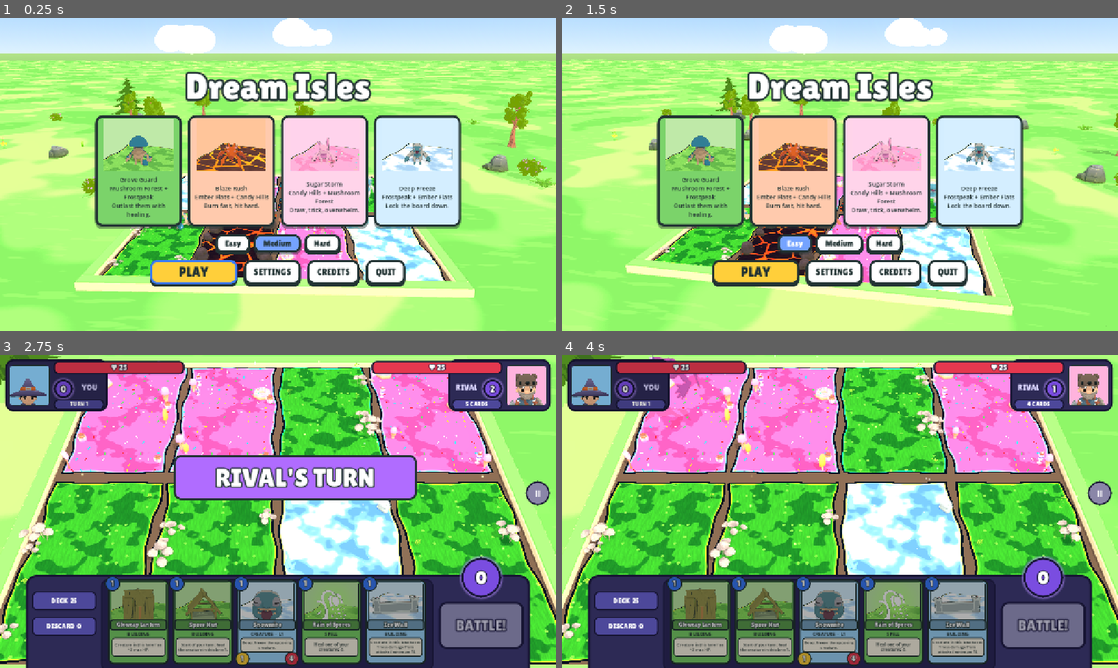
Above: before the commit, frames 1-4 (two rows, left to right).
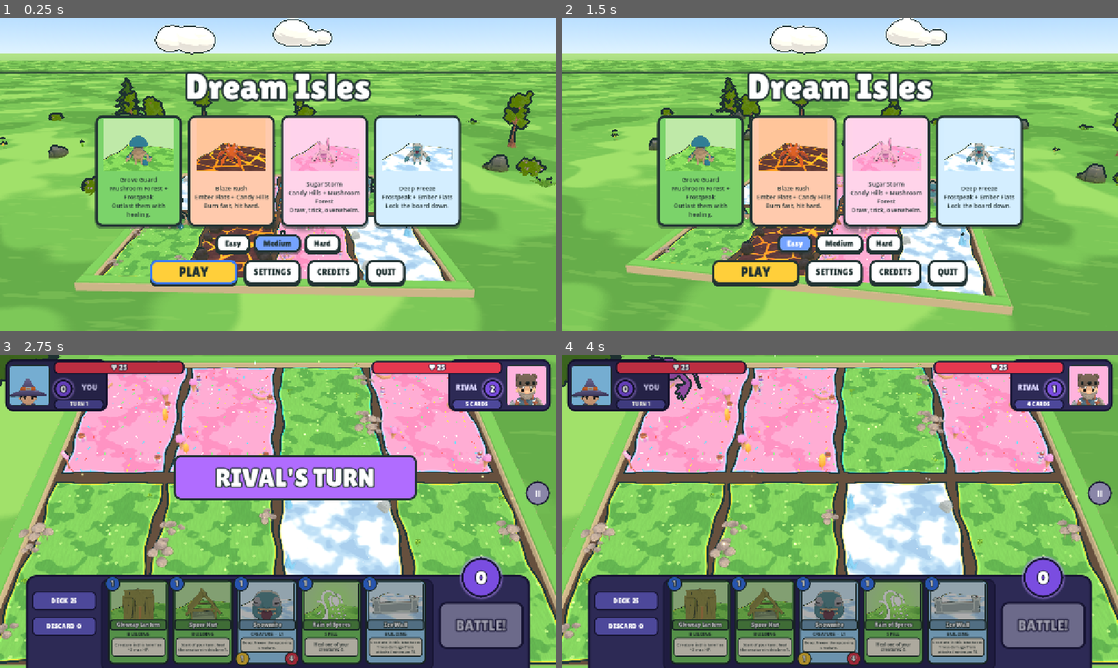
Above: after the commit, the same moments.

Repository: muriarty1893/cardwards
Game: Godot game, scene res://menus/main_menu.tscn
Same seed, same stepped clock (60 frames per second), same inputs: the game is played once before the commit and once after it.
Inputs (mouse positions are in pixels of both pictures, inside the frame that each line leads up to):
- Up to frame 1 (0.25 s): no input
- Up to frame 2 (1.5 s): click "Easy" at 0.5 s; click "Easy" at 1.25 s
- Up to frame 3 (2.75 s): click "PLAY" at 2 s
- Up to frame 4 (4 s): drag from (701, 621) to (895, 442) at 2.77 s; drag from (762, 621) to (812, 574) at 3.52 s

The runs differ from the first frame. In frame 1, 56% of the frame differs, in the area x 0-100%, y 0-100%; in frame 2, 56%; in frame 3, 55%; in frame 4, 61%.

Commit message:
feat: web export that matches the desktop look
Adds a Web export preset (served at dream-isles.vercel.app). Browsers run
Godot's Compatibility renderer, which differed from the desktop Mobile
renderer in several measured ways; each is handled so the web build matches:

- Shadowed lights are added in sRGB space (ambient + shadowed sun came out
  ~2x too bright), so the sun casts no shadows there and creatures and
  buildings get BlobShadow discs that lean away from the sun instead.
- ALBEDO/EMISSION and colour inputs are sRGB there but linear on desktop;
  color_space.gdshaderinc (src_lin/out_col) keeps lane, toon, ground and
  ice colours identical (pixel-matched against Mobile).
- WebGL fits ~256 instances with instance uniforms; only creatures now use
  the hit flash/dissolve variant (toon_fx), scenery uses plain toon.
- Outline depth uses OpenGL depth conventions on Compatibility.
- Glow is off on Compatibility (it hazed bright lanes over the pieces).
- The Quit button is hidden on the web.

Desktop rendering is unchanged. Tests: 2030 passed, 0 failed.

Co-Authored-By: Claude Opus 5.5 <noreply@anthropic.com>
Claude-Session: https://claude.ai/code/session_01KWhDzHoaJZoxty1TDdYE3R

Diff:
--- a/menus/main_menu.gd
+++ b/menus/main_menu.gd
@@ -118,9 +118,11 @@
 	var credits := MenuButtons.big("CREDITS", Color.WHITE, 20)
 	credits.pressed.connect(func() -> void: _open_panel(CreditsPanel.make()))
 	row.add_child(credits)
-	var quit := MenuButtons.big("QUIT", Color.WHITE, 20)
-	quit.pressed.connect(func() -> void: get_tree().quit())
-	row.add_child(quit)
+	# A browser tab cannot be closed from inside the page.
+	if not OS.has_feature("web"):
+		var quit := MenuButtons.big("QUIT", Color.WHITE, 20)
+		quit.pressed.connect(func() -> void: get_tree().quit())
+		row.add_child(quit)
 	_select_deck(Session.player_deck)
 	_select_difficulty(Session.difficulty)
 	play.grab_focus()
--- a/tests/test_board_fit.gd
+++ b/tests/test_board_fit.gd
@@ -34,6 +34,34 @@
 		var rx: float = cam.unproject_position(Vector3(Board.LANE_X[3] + Island.WIDTH / 2.0, 0, Board.SIDE_Z[0])).x
 		assert_true(rx - lx >= 0.72 * w, "board fills width at %s (%f)" % [size, rx - lx])
 		(r[0] as Node).free()
+	return true
+
+## WebGL fits only ~256 instances with instance uniforms, so scenery must use the plain toon shader.
+func test_board_uses_no_instance_fx() -> bool:
+	var r: Array = await _rig(Vector2i(1280, 720))
+	var fx: int = 0
+	for n: Node in (r[2] as Node).find_children("*", "GeometryInstance3D", true, false):
+		var mats: Array[Material] = [(n as GeometryInstance3D).material_override]
+		var mi := n as MeshInstance3D
+		if mi and mi.mesh:
+			for i: int in mi.mesh.get_surface_count():
+				mats.append(mi.get_active_material(i))
+		for m: Material in mats:
+			var sm := m as ShaderMaterial
+			if sm and sm.shader and sm.shader.resource_path in [Toon.FX_PATH, Toon.FX_CUTOUT_PATH]:
+				fx += 1
+				break
+	assert_true(fx == 0, "board meshes with per-instance fx: %d" % fx)
+	(r[0] as Node).free()
+	return true
+
+## The sun casts real shadows unless pieces use blob shadows instead (Compatibility / web).
+func test_sun_shadows_or_blobs() -> bool:
+	var r: Array = await _rig(Vector2i(1280, 720))
+	var suns: Array[Node] = (r[2] as Node).find_children("*", "DirectionalLight3D", true, false)
+	assert_eq(suns.size(), 1, "one sun")
+	assert_eq((suns[0] as DirectionalLight3D).shadow_enabled, BlobShadow.sun_shadows(), "sun shadows only where supported")
+	(r[0] as Node).free()
 	return true
 
 func test_scenery_outside_board() -> bool:
--- a/tests/test_look.gd
+++ b/tests/test_look.gd
@@ -24,6 +24,49 @@
 	return true
 
 
+func test_toon_fx_variant() -> bool:
+	var inst := (load("res://assets/monsters/blob/Mushnub.gltf") as PackedScene).instantiate()
+	Toon.apply(inst, Toon.NO_TINT, 0.0, true)
+	for m: Material in _surfaces(inst):
+		var sm := m as ShaderMaterial
+		assert_true(sm != null and sm.shader.resource_path in [Toon.FX_PATH, Toon.FX_CUTOUT_PATH], "fx toon shader")
+	inst.free()
+	assert_true(Toon.plain(Color.RED) != Toon.plain(Color.RED, 0.0, true), "fx and plain materials are separate")
+	assert_true(Toon.plain(Color.RED, 0.0, true).shader.resource_path == Toon.FX_PATH, "plain fx material")
+	return true
+
+
+func test_blob_shadow() -> bool:
+	var b: BlobShadow = BlobShadow.build(0.6)
+	assert_eq(String(b.name), "BlobShadow", "named")
+	assert_eq(b.cast_shadow, GeometryInstance3D.SHADOW_CASTING_SETTING_OFF, "casts no shadow itself")
+	assert_true(b.mesh is PlaneMesh and is_equal_approx((b.mesh as PlaneMesh).size.x, 1.2), "flat disc of the radius")
+	var m := b.material_override as StandardMaterial3D
+	assert_true(m != null and m.transparency == BaseMaterial3D.TRANSPARENCY_ALPHA, "see-through")
+	assert_true(m != null and m.shading_mode == BaseMaterial3D.SHADING_MODE_UNSHADED, "unshaded")
+	var b2: BlobShadow = BlobShadow.build(0.3)
+	assert_true(b2.material_override == m, "material shared")
+	b.free()
+	b2.free()
+	return true
+
+
+func test_blob_leans_away_from_sun() -> bool:
+	var parent := Node3D.new()
+	(Engine.get_main_loop() as SceneTree).root.add_child(parent)
+	var b: BlobShadow = BlobShadow.build(0.5, 1.0, 0.1)
+	parent.add_child(b)
+	for yaw: float in [0.0, PI, PI * 0.62]:
+		parent.rotation.y = yaw
+		b._process(0.0)
+		var shift: Vector3 = b.global_position - parent.global_position
+		# The sun shines from +x +z (Board.SUN_FROM), so the blob shifts towards -x -z.
+		assert_true(shift.x < 0.0 and shift.z < 0.0, "leans away from sun at yaw %f (%s)" % [yaw, shift])
+		assert_true(is_equal_approx(shift.y, 0.1), "stays at ground height")
+	parent.free()
+	return true
+
+
 func test_material_cache() -> bool:
 	assert_true(Toon.plain(Color.RED) == Toon.plain(Color.RED), "same args, same material")
 	assert_true(Toon.plain(Color.RED) != Toon.plain(Color.BLUE), "different args, different material")
--- a/tests/test_pieces.gd
+++ b/tests/test_pieces.gd
@@ -15,8 +15,26 @@
 		assert_true(full_height or width_capped, "%s height %f width %f" % [c.id, h, w])
 		for mi: Node in v.body.find_children("*", "MeshInstance3D", true, false):
 			var m := (mi as MeshInstance3D).get_active_material(0) as ShaderMaterial
-			assert_true(m != null and m.shader.resource_path == Toon.SHADER_PATH, "%s toon" % c.id)
+			assert_true(m != null and m.shader.resource_path in [Toon.FX_PATH, Toon.FX_CUTOUT_PATH], "%s fx toon" % c.id)
 		v.free()
+	return true
+
+func test_blob_shadows_where_sun_casts_none() -> bool:
+	for forced: bool in [false, true]:
+		BlobShadow.force_blobs = forced
+		var want: bool = not BlobShadow.sun_shadows()
+		if forced:
+			assert_true(want, "forcing blobs turns sun shadows off")
+		var cv := CreatureView.create(CardDB.card(&"cinderpup"))
+		assert_eq(cv.find_child("BlobShadow", false, false) != null, want, "creature blob (forced %s)" % forced)
+		cv.free()
+		for c: CardData in CardDB.all_cards():
+			if c.kind == CardData.Kind.BUILDING:
+				var bv := BuildingView.create(c)
+				assert_eq(bv.find_child("BlobShadow", false, false) != null, want, "building blob (forced %s)" % forced)
+				bv.free()
+				break
+	BlobShadow.force_blobs = false
 	return true
 
 func test_missing_model_fallback() -> bool:
--- a/view/board/board.gd
+++ b/view/board/board.gd
@@ -8,6 +8,8 @@
 ## Where creatures stand: near the centre line, facing off.
 const SIDE_Z: Array[float] = [1.45, -1.45]
 const CREATURE_Y := 0.58
+## Where the sun shines from, towards the board centre.
+const SUN_FROM := Vector3(5, 12, 7)
 ## Scenery never goes inside this x/z rectangle (the lane block plus a margin).
 const INNER_CLEAR := Rect2(-6.4, -6.0, 12.8, 12.0)
 const NATURE := "res://assets/nature/%s.gltf"
@@ -47,10 +49,12 @@
 
 
 ## Low: no SSAO, no glow, 1024 shadow atlas, no MSAA, half the ambient particles.
+## No glow on the Compatibility renderer (web) either: its glow works on 8-bit sRGB colour and
+## blooms every bright lane over the pieces, so they look hazy and see-through.
 func apply_quality(q: int) -> void:
 	var low: bool = q == GameSettings.Quality.LOW
 	env.ssao_enabled = not low
-	env.glow_enabled = not low
+	env.glow_enabled = not low and RenderingServer.get_current_rendering_method() != "gl_compatibility"
 	RenderingServer.directional_shadow_atlas_set_size(1024 if low else 4096, true)
 	RenderingServer.directional_soft_shadow_filter_set_quality(RenderingServer.SHADOW_QUALITY_HARD if low else RenderingServer.SHADOW_QUALITY_SOFT_VERY_LOW)
 	if is_inside_tree():
@@ -130,11 +134,12 @@
 	var sun := DirectionalLight3D.new()
 	sun.light_color = Color("#fff4e0")
 	sun.light_energy = 0.9
-	sun.shadow_enabled = true
+	# Off on the Compatibility renderer (web), where shadowed lights over-brighten; see BlobShadow.
+	sun.shadow_enabled = BlobShadow.sun_shadows()
 	sun.directional_shadow_max_distance = 30.0
 	sun.directional_shadow_mode = DirectionalLight3D.SHADOW_PARALLEL_2_SPLITS
 	add_child(sun)
-	sun.look_at_from_position(Vector3(5, 12, 7), Vector3.ZERO)
+	sun.look_at_from_position(SUN_FROM, Vector3.ZERO)
 
 
 func _build_ground() -> void:
--- a/view/board/lane.gdshader
+++ b/view/board/lane.gdshader
@@ -5,6 +5,7 @@
 // and animated highlight outlines (1 = valid drop, 2 = target). Lit with the cartoon bands.
 
 #include "res://view/look/toon_light.gdshaderinc"
+#include "res://view/look/color_space.gdshaderinc"
 
 uniform int land = 0;
 uniform vec2 size = vec2(2.44, 4.5);
@@ -100,7 +101,7 @@
 	}
 	// Bevel, side rim, ink edge (from inside out).
 	col = mix(col, col * 1.18, 1.0 - smoothstep(0.075, 0.1, m));
-	col = mix(col, edge_color, (1.0 - smoothstep(0.05, 0.07, m)) * 0.6);
+	col = mix(col, src_lin(edge_color), (1.0 - smoothstep(0.05, 0.07, m)) * 0.6);
 	if (highlight > 0.5) {
 		bool target = highlight > 1.5;
 		vec3 hc = target ? vec3(1.0, 0.353, 0.353) : vec3(1.0, 0.882, 0.290);
@@ -110,7 +111,7 @@
 		emi += pow(hc, vec3(2.2)) * band * anim * 0.9;
 	}
 	col = mix(col, INK, 1.0 - smoothstep(0.035, 0.045, m));
-	ALBEDO = pow(col, vec3(2.2));
-	EMISSION = emi;   // already linear
+	ALBEDO = out_col(pow(col, vec3(2.2)));
+	EMISSION = out_col(emi);   // emi is linear
 	ROUGHNESS = 1.0;
 }
--- a/view/fx/ice_shell.gdshader
+++ b/view/fx/ice_shell.gdshader
@@ -4,6 +4,8 @@
 
 uniform sampler2D cell_tex : repeat_enable, filter_linear;
 uniform vec4 tint : source_color = vec4(0.75, 0.9, 1.0, 1.0);
+
+#include "res://view/look/color_space.gdshaderinc"
 
 varying vec3 local_pos;
 
@@ -14,6 +16,6 @@
 void fragment() {
 	float fres = pow(1.0 - clamp(dot(NORMAL, VIEW), 0.0, 1.0), 2.0);
 	float crack = 1.0 - smoothstep(0.03, 0.09, texture(cell_tex, local_pos.xy * 0.6 + local_pos.z * 0.3).r);
-	ALBEDO = mix(tint.rgb, vec3(1.0), clamp(crack * 0.8 + fres * 0.5, 0.0, 1.0));
+	ALBEDO = out_col(mix(src_lin(tint.rgb), vec3(1.0), clamp(crack * 0.8 + fres * 0.5, 0.0, 1.0)));
 	ALPHA = clamp(0.28 + fres * 0.5 + crack * 0.5, 0.0, 0.9);
 }
--- /dev/null
+++ b/view/look/blob_shadow.gd
@@ -0,0 +1,73 @@
+class_name BlobShadow
+extends MeshInstance3D
+## Soft dark disc under a piece, standing in for the sun's cast shadow where the sun casts none.
+## The Compatibility renderer (web) draws a shadowed light in an extra pass and adds it in sRGB
+## space, so ambient + shadowed sun came out about twice as bright as on desktop (measured:
+## 0.79 grey instead of 0.56). There the sun casts no shadows and pieces get these blobs instead.
+## The blob leans away from the sun in world space, whichever way its parent turns.
+
+const INK_ALPHA := 0.42
+
+## Tests set this to exercise the blob path on any renderer.
+static var force_blobs: bool = false
+static var _mat: StandardMaterial3D
+
+## Height above the parent's origin, in the parent's space.
+var ground_y: float = 0.0
+## World-space shift from the parent's origin, away from the sun.
+var lean := Vector3.ZERO
+
+
+## True where the sun casts real shadows (Forward+ and Mobile).
+static func sun_shadows() -> bool:
+	return not force_blobs and RenderingServer.get_current_rendering_method() != "gl_compatibility"
+
+
+## A blob of `radius` for a piece `height` tall, lying at `ground_y` in its parent's space.
+static func build(radius: float, height: float = 1.0, at_y: float = 0.0) -> BlobShadow:
+	var plane := PlaneMesh.new()
+	plane.size = Vector2(radius, radius) * 2.0
+	var b := BlobShadow.new()
+	b.name = "BlobShadow"
+	b.mesh = plane
+	b.material_override = _material()
+	b.cast_shadow = GeometryInstance3D.SHADOW_CASTING_SETTING_OFF
+	b.gi_mode = GeometryInstance3D.GI_MODE_DISABLED
+	b.ground_y = at_y
+	b.position.y = at_y
+	# Shadow of the piece's middle: the ground shift of a point at 0.35 of its height.
+	var s: Vector3 = Board.SUN_FROM
+	b.lean = Vector3(-s.x / s.y, 0.0, -s.z / s.y) * height * 0.35
+	return b
+
+
+func _process(_delta: float) -> void:
+	var p := get_parent() as Node3D
+	if p == null:
+		return
+	var local: Vector3 = p.global_basis.inverse() * lean
+	position = Vector3(local.x, ground_y, local.z)
+
+
+static func _material() -> StandardMaterial3D:
+	if _mat:
+		return _mat
+	var g := Gradient.new()
+	g.set_color(0, Color(Palette.INK, INK_ALPHA))
+	g.set_color(1, Color(Palette.INK, 0.0))
+	g.add_point(0.5, Color(Palette.INK, INK_ALPHA * 0.85))
+	var tex := GradientTexture2D.new()
+	tex.gradient = g
+	tex.fill = GradientTexture2D.FILL_RADIAL
+	tex.fill_from = Vector2(0.5, 0.5)
+	tex.fill_to = Vector2(1.0, 0.5)
+	tex.width = 64
+	tex.height = 64
+	_mat = StandardMaterial3D.new()
+	_mat.shading_mode = BaseMaterial3D.SHADING_MODE_UNSHADED
+	_mat.transparency = BaseMaterial3D.TRANSPARENCY_ALPHA
+	_mat.albedo_texture = tex
+	_mat.disable_receive_shadows = true
+	# Under particles and damage numbers, like the ink outline.
+	_mat.render_priority = -100
+	return _mat
--- a/view/look/ground.gdshader
+++ b/view/look/ground.gdshader
@@ -4,6 +4,7 @@
 // Noise comes from a shared seamless texture (NoiseBank) rather than per-pixel maths.
 
 #include "res://view/look/toon_light.gdshaderinc"
+#include "res://view/look/color_space.gdshaderinc"
 
 uniform vec4 base_col : source_color = vec4(0.435, 0.722, 0.310, 1.0);
 uniform vec4 dark_col : source_color = vec4(0.353, 0.620, 0.251, 1.0);
@@ -30,10 +31,11 @@
 	vec2 p = world_pos.xz;
 	float n = fbm(p * noise_scale);
 	float streak = value_noise(vec2(p.x * 0.35, p.y * 1.6));
-	vec3 c = base_col.rgb;
-	c = mix(c, dark_col.rgb, smoothstep(0.56, 0.62, n));
-	c = mix(c, light_col.rgb, smoothstep(0.36, 0.30, n));
-	c = mix(c, light_col.rgb, smoothstep(0.72, 0.78, streak) * 0.2);
-	ALBEDO = c;
+	vec3 light = src_lin(light_col.rgb);
+	vec3 c = src_lin(base_col.rgb);
+	c = mix(c, src_lin(dark_col.rgb), smoothstep(0.56, 0.62, n));
+	c = mix(c, light, smoothstep(0.36, 0.30, n));
+	c = mix(c, light, smoothstep(0.72, 0.78, streak) * 0.2);
+	ALBEDO = out_col(c);
 	ROUGHNESS = 1.0;
 }
--- a/view/look/outline_depth.gdshader
+++ b/view/look/outline_depth.gdshader
@@ -1,19 +1,28 @@
 shader_type spatial;
 render_mode unshaded, blend_mix, depth_draw_never, depth_test_disabled, cull_disabled, fog_disabled, shadows_disabled;
 // Depth-only ink outline, for renderers without the normal-roughness buffer (Mobile).
-// The quad is placed on the near plane in clip space (Godot 4.3+ reverse-Z).
+// The quad is placed on the near plane in clip space (Godot 4.3+ reverse-Z); the Compatibility
+// renderer (web) has OpenGL depth instead: 0..1 maps to NDC -1..1 and the near plane is z = -1.
 
 uniform sampler2D depth_texture : hint_depth_texture, filter_nearest;
 uniform vec4 ink : source_color = vec4(0.133, 0.2, 0.2, 1.0);
 uniform float depth_threshold = 0.06;
 
 void vertex() {
+#if CURRENT_RENDERER == RENDERER_COMPATIBILITY
+	POSITION = vec4(VERTEX.xy, -1.0, 1.0);
+#else
 	POSITION = vec4(VERTEX.xy, 1.0, 1.0);
+#endif
 }
 
 float linear_depth(vec2 uv, mat4 inv_proj) {
 	float d = texture(depth_texture, uv).r;
+#if CURRENT_RENDERER == RENDERER_COMPATIBILITY
+	vec4 view = inv_proj * vec4(vec3(uv, d) * 2.0 - 1.0, 1.0);
+#else
 	vec4 view = inv_proj * vec4(uv * 2.0 - 1.0, d, 1.0);
+#endif
 	return -view.z / view.w;
 }
 
--- a/view/look/toon.gd
+++ b/view/look/toon.gd
@@ -2,26 +2,34 @@
 extends RefCounted
 ## The cartoon material used on every model. Materials are cached and shared by their
 ## arguments; per-piece hit flash and dissolve are instance uniforms, so sharing is safe.
+## Only `fx` materials (creatures) carry those instance uniforms: WebGL fits roughly 256
+## such instances, far fewer than the scenery uses.
 
 const SHADER_PATH := "res://view/look/toon.gdshader"
 const CUTOUT_PATH := "res://view/look/toon_cutout.gdshader"
+const FX_PATH := "res://view/look/toon_fx.gdshader"
+const FX_CUTOUT_PATH := "res://view/look/toon_fx_cutout.gdshader"
 const NO_TINT := Color(1, 1, 1, 0)
 
-static var _shader: Shader
-static var _cutout_shader: Shader
+## Shader path -> loaded Shader.
+static var _shaders: Dictionary = {}
 static var _cache: Dictionary = {}
 
 
-## `cutout` > 0 selects the alpha-tested variant with that threshold.
-static func material(tex: Texture2D, color: Color, tint: Color = NO_TINT, sway: float = 0.0, vertex_color: bool = false, cutout: float = 0.0) -> ShaderMaterial:
-	var key: String = "%d|%s|%s|%.3f|%s|%.2f" % [tex.get_instance_id() if tex else 0, color.to_html(), tint.to_html(), sway, vertex_color, cutout]
+## `cutout` > 0 selects the alpha-tested variant with that threshold; `fx` adds hit flash and dissolve.
+static func material(tex: Texture2D, color: Color, tint: Color = NO_TINT, sway: float = 0.0, vertex_color: bool = false, cutout: float = 0.0, fx: bool = false) -> ShaderMaterial:
+	var key: String = "%d|%s|%s|%.3f|%s|%.2f|%s" % [tex.get_instance_id() if tex else 0, color.to_html(), tint.to_html(), sway, vertex_color, cutout, fx]
 	if _cache.has(key):
 		return _cache[key]
-	if _shader == null:
-		_shader = load(SHADER_PATH) as Shader
-		_cutout_shader = load(CUTOUT_PATH) as Shader
+	var path: String
+	if fx:
+		path = FX_CUTOUT_PATH if cutout > 0.0 else FX_PATH
+	else:
+		path = CUTOUT_PATH if cutout > 0.0 else SHADER_PATH
+	if not _shaders.has(path):
+		_shaders[path] = load(path) as Shader
 	var m := ShaderMaterial.new()
-	m.shader = _cutout_shader if cutout > 0.0 else _shader
+	m.shader = _shaders[path]
 	if cutout > 0.0:
 		m.set_shader_parameter("alpha_cut", cutout)
 	if tex:
@@ -34,12 +42,13 @@
 	return m
 
 
-static func plain(color: Color, sway: float = 0.0) -> ShaderMaterial:
-	return material(null, color, NO_TINT, sway)
+static func plain(color: Color, sway: float = 0.0, fx: bool = false) -> ShaderMaterial:
+	return material(null, color, NO_TINT, sway, false, 0.0, fx)
 
 
 ## Swap every surface material under `root` for the toon material, keeping albedo texture and colour.
-static func apply(root: Node, tint: Color = NO_TINT, sway: float = 0.0) -> void:
+## Pass `fx` for pieces that use set_flash / set_dissolve.
+static func apply(root: Node, tint: Color = NO_TINT, sway: float = 0.0, fx: bool = false) -> void:
 	for mi: MeshInstance3D in _meshes(root):
 		if mi.mesh == null:
 			continue
@@ -60,13 +69,13 @@
 					cut = base.alpha_scissor_threshold
 				elif base.transparency != BaseMaterial3D.TRANSPARENCY_DISABLED and tex:
 					cut = 0.5
-			mi.set_surface_override_material(i, material(tex, col, tint, sway, vcol, cut))
+			mi.set_surface_override_material(i, material(tex, col, tint, sway, vcol, cut, fx))
 		mi.material_override = null
 
 
 static func is_toon(m: Material) -> bool:
 	var sm := m as ShaderMaterial
-	return sm != null and sm.shader != null and sm.shader.resource_path in [SHADER_PATH, CUTOUT_PATH]
+	return sm != null and sm.shader != null and sm.shader.resource_path in [SHADER_PATH, CUTOUT_PATH, FX_PATH, FX_CUTOUT_PATH]
 
 
 static func set_flash(root: Node, v: float) -> void:
--- a/view/look/toon.gdshader
+++ b/view/look/toon.gdshader
@@ -1,7 +1,7 @@
 shader_type spatial;
 render_mode cull_disabled;
 // Cartoon material for every model: banded light, soft rim, optional land tint,
-// per-instance hit flash and dissolve, optional wind sway for plants.
+// optional wind sway for plants. Pieces that hit-flash or dissolve use toon_fx.gdshader.
 // Double-sided like the imported glTF materials it replaces.
 
 #include "res://view/look/toon_body.gdshaderinc"
--- /dev/null
+++ b/view/look/toon_fx.gdshader
@@ -0,0 +1,6 @@
+shader_type spatial;
+render_mode cull_disabled;
+// Toon material with per-instance hit flash and dissolve, for creatures.
+
+#define INSTANCE_FX
+#include "res://view/look/toon_body.gdshaderinc"
--- /dev/null
+++ b/view/look/toon_fx_cutout.gdshader
@@ -0,0 +1,7 @@
+shader_type spatial;
+render_mode cull_disabled;
+// Toon material with alpha-tested cut-outs plus per-instance hit flash and dissolve, for creatures.
+
+#define CUTOUT
+#define INSTANCE_FX
+#include "res://view/look/toon_body.gdshaderinc"
--- a/view/pieces/building_view.gd
+++ b/view/pieces/building_view.gd
@@ -23,4 +23,6 @@
 	else:
 		v.add_child(Palette.mesh(Palette.cylinder(0.3, 0.36, 0.7, 8), Toon.plain(Color("#efe3c8")), Vector3(0, 0.5, 0)))
 		v.add_child(Palette.mesh(Palette.cylinder(0.0, 0.42, 0.5, 8), Toon.plain(Palette.LAND_TOP[c.land].darkened(0.15)), Vector3(0, 1.1, 0)))
+	if not BlobShadow.sun_shadows():
+		v.add_child(BlobShadow.build(0.5, HEIGHT, Island.TOP_Y + 0.02))
 	return v
--- a/view/pieces/creature_view.gd
+++ b/view/pieces/creature_view.gd
@@ -18,6 +18,8 @@
 var body: Node3D
 var height: float = 1.0
 var _shell: IceShell
+## Ground blob where the sun casts no shadows (web); null otherwise.
+var _blob: BlobShadow
 var _anim: AnimationPlayer
 var _idle: StringName = &""
 var _fidget_in: float = 0.0
@@ -35,13 +37,22 @@
 	else:
 		v._build_fallback(c)
 	v._fidget_in = randf_range(6.0, 12.0)
+	if not BlobShadow.sun_shadows():
+		v._add_blob()
 	return v
+
+
+func _add_blob() -> void:
+	var box: AABB = Palette.bounds(body)
+	var w: float = maxf(box.size.x, box.size.z) * body.scale.x
+	_blob = BlobShadow.build(clampf(w * 0.36, 0.3, 0.7), height, Island.TOP_Y - BASE_Y + 0.02)
+	add_child(_blob)
 
 
 func _build_model(scene: PackedScene, tint: Color) -> void:
 	body = scene.instantiate() as Node3D
 	add_child(body)
-	Toon.apply(body, tint)
+	Toon.apply(body, tint, 0.0, true)
 	var box: AABB = Palette.bounds(body)
 	var k: float = height / maxf(box.size.y, 0.01)
 	k = minf(k, MAX_WIDTH / maxf(maxf(box.size.x, box.size.z), 0.01))
@@ -67,7 +78,7 @@
 	var cap := CapsuleMesh.new()
 	cap.height = height
 	cap.radius = height * 0.3
-	body.add_child(Palette.mesh(cap, Toon.plain(Palette.LAND_CARD[c.land]), Vector3(0, height / 2.0, 0)))
+	body.add_child(Palette.mesh(cap, Toon.plain(Palette.LAND_CARD[c.land], 0.0, true), Vector3(0, height / 2.0, 0)))
 	body.position = Vector3(0, Island.TOP_Y - BASE_Y, 0)
 
 
@@ -124,6 +135,8 @@
 func dissolve(duration: float = 0.35) -> void:
 	var tw := create_tween()
 	tw.tween_method(func(x: float) -> void: Toon.set_dissolve(body, x), 0.0, 1.0, duration)
+	if _blob:
+		tw.parallel().tween_property(_blob, "transparency", 1.0, duration)
 	await tw.finished
 
 
Not shown, changed: export_presets.cfg
Not shown, added: view/look/blob_shadow.gd.uid
Not shown, added: view/look/color_space.gdshaderinc
Not shown, added: view/look/color_space.gdshaderinc.uid
Not shown, changed: view/look/toon_body.gdshaderinc
Not shown, added: view/look/toon_fx.gdshader.uid
Not shown, added: view/look/toon_fx_cutout.gdshader.uid
